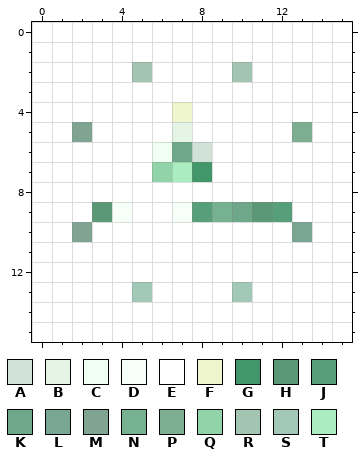
Pixel-art sprite -- public/icon/16.png. The picture above is the old version.
The file is 16x16 pixels. Colours within 5 levels of each other are drawn and written as one.
Palette (. is transparent): A #d0e1d7  B #e4f5e6  C #effff1  D #f6fff8  E #ffffff  F #eff5cc  G #41966a  H #5b9976  J #569f7a  K #6ea789  L #79a693  M #7fa592  N #76b290  P #7dae91  Q #91d4a9  R #a2c4b0  S #a2c9b8  T #a9edc1
And afterwards:
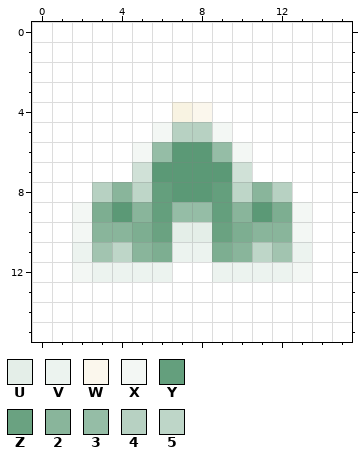
Colours new in this view: U #e4eee8  V #ecf3ef  W #fbf7ed  X #f3f7f4  Y #649f7d  Z #6aa281  2 #89b59b  3 #95bda6  4 #b7d1c2  5 #bed6c8
Difference:
{"colour":"F","old":"#eff5cc","new":"#f8f3e2"}
{"y":2,"x":5,"old":"R","new":"E"}
{"y":2,"x":10,"old":"R","new":"E"}
{"y":4,"x":8,"old":"E","new":"W"}
{"y":5,"x":2,"old":"M","new":"E"}
{"y":5,"x":6,"old":"EBEE","new":"X44X"}
{"y":5,"x":13,"old":"P","new":"E"}
{"y":6,"x":5,"old":"ECKAEE","new":"X3HH3X"}
{"y":7,"x":5,"old":"EQTGEE","new":"AHHHHA"}
{"y":8,"x":3,"old":"EEEEEEEEEE","new":"425YHHY524"}
{"y":9,"x":2,"old":"EHDEEDJNK","new":"XPH2Y33Y2"}
{"y":9,"x":12,"old":"JE","new":"PX"}
{"y":10,"x":2,"old":"MEEEEEEEEEEL","new":"X22PZUUZP22X"}
{"y":11,"x":2,"old":"EEEEEEEEEEEE","new":"VR52PVVP25RV"}
{"y":12,"x":2,"old":"EEEEE","new":"XVVVV"}
{"y":12,"x":9,"old":"EEEEE","new":"VVVVX"}
{"y":13,"x":5,"old":"S","new":"E"}
{"y":13,"x":10,"old":"S","new":"E"}
{"label":"changed","picture_box":[72,62,312,302]}
